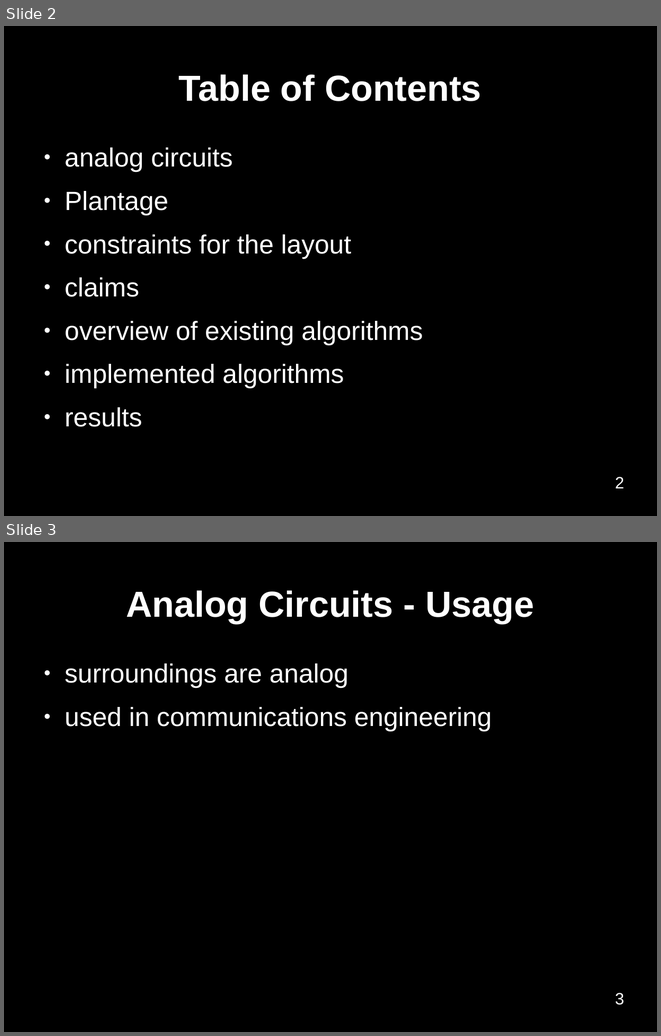
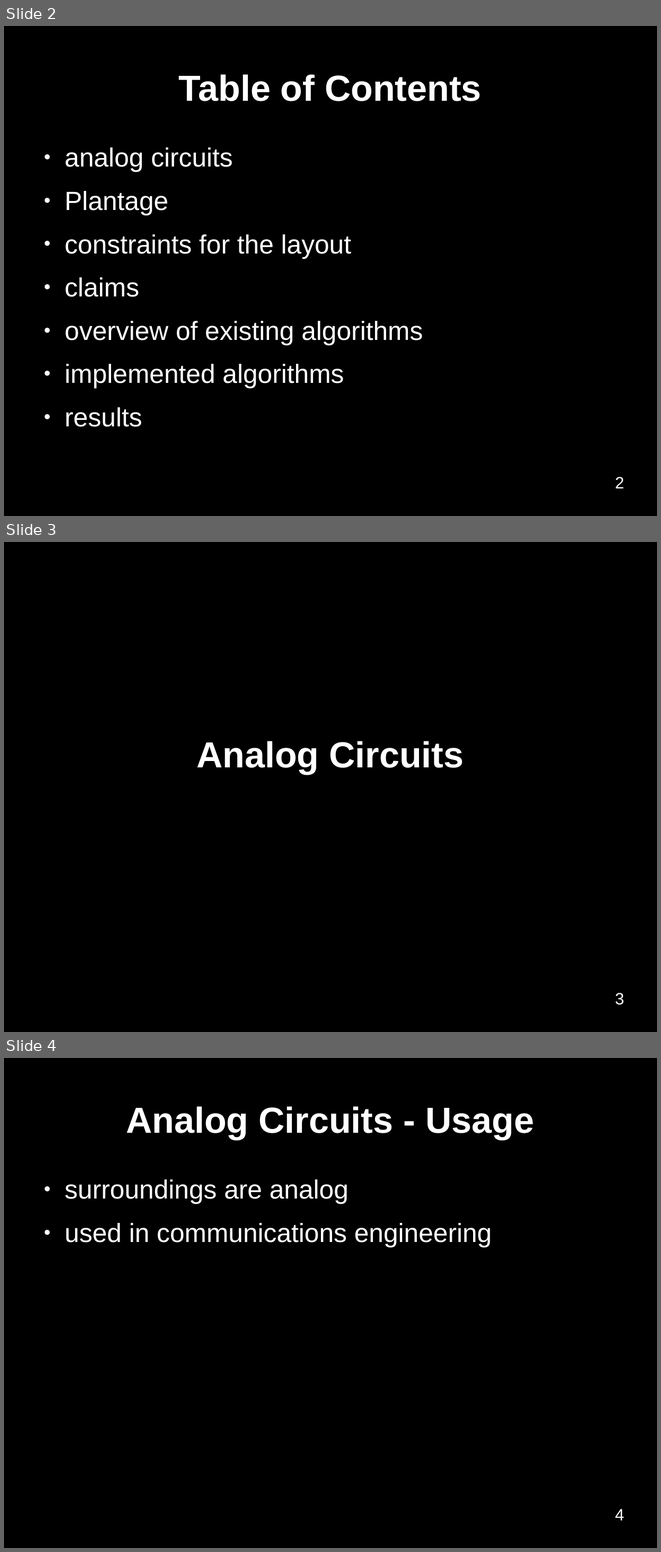
Before and after one commit to benediktibk/bachelorthesis, a slide deck: presentation.odp. Shown one above the other, each under a label of ours: slides 2 and 3 before the commit, slides 2, 3 and 4 after it. The pictures are 661x1036 and 661x1552 pixels, drawn with LibreOffice and Linux fonts; fonts in the diff are those of the drawing; background and template pictures are left out. Boxes give left, top, right and bottom in pixels: in the first picture for what was removed or moved away, otherwise in the second. Text is boxed around its words. In the diff, an @@ line names an element or a change of style, - is before the commit and + after.

```diff
--- a/presentation.odp
+++ b/presentation.odp
@@ slide 3 added at <box>4,542,657,1032</box>, background #000000 @@
@@ title added at <box>196,741,464,774</box>, 44 pt, text #FFFFFF, bold @@
+Analog Circuits
@@ page number added at <box>615,992,624,1005</box>, 20 pt, text #FFFFFF @@
+3
@@ what was slide 3 is now slide 4 @@
@@ page number at <box>615,1508,624,1520</box>: text changed @@
-3
+4
```
Also in this commit, not shown: 9 slides changed, 9 other slides added, 2 slides removed.
